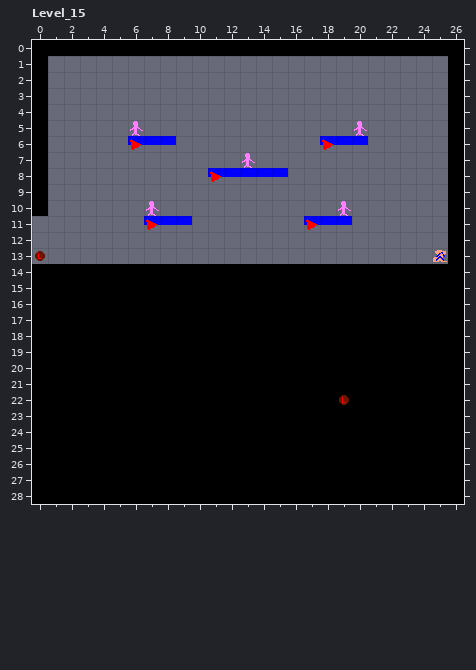
Level history. LDtk project: Assets/Game/World/LDtk/Dojo.ldtk. The picture above is the old version.
Cells are 16x16 px. Shown: Level_15 x 0..26, y 0..28. The commit also changed other parts of the map, which this record leaves out.
And afterwards:
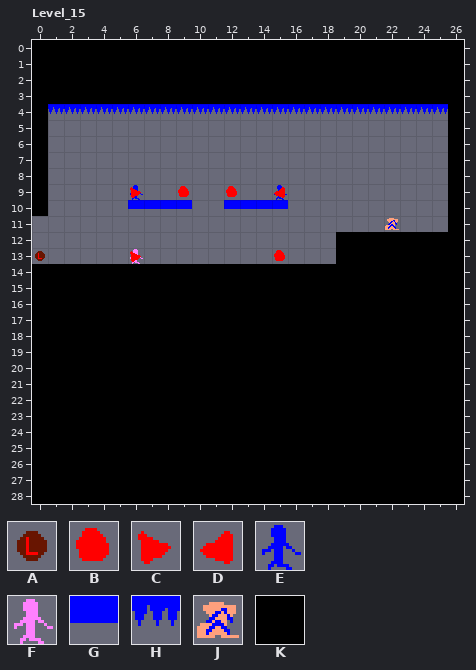
Key: from "Controls": A 0, B 4, C 8, D 10; from "Entities": E 0, F 1, G 3, H 12, J 27; from "Ground": K 0.
_ is an empty cell.
From old to new:
Layer "Ground":
Tile K now appears in rows 1 to 3 at x 1 to 25; in rows 12 to 13 at x 19 to 25.
Layer "Entities":
Tile E now appears in row 9 at x 6 and 15.
Tile F now appears in row 13 at x 6.
The author changed tile F to tile G in row 10 at x 7.
Tile G now appears in row 10 at x 6, 8 to 9 and 12 to 15.
Tile H now appears in row 4 at x 1 to 25.
Tile J now appears in row 11 at x 22.
The edit erases tile F in row 5 at x 6 and 20; in row 7 at x 13; in row 10 at x 19.
The edit erases tile G in row 6 at x 6 to 8 and 18 to 20; in row 8 at x 11 to 15; in row 11 at x 7 to 9 and 17 to 19.
The edit erases tile J in row 13 at x 25.
Layer "Controls":
Tile B now appears in row 9 at x 9 and 12; in row 13 at x 15.
Tile C now appears in row 9 at x 6; in row 13 at x 6.
Tile D now appears in row 9 at x 15.
The edit erases tile A in row 22 at x 19.
The edit erases tile C in row 6 at x 6 and 18; in row 8 at x 11; in row 11 at x 7 and 17.
Boxes around the changes in both pictures, in picture pixels (x1, y1, x2, y2):
changed: (48, 56, 448, 150)
changed: (208, 153, 288, 209)
changed: (128, 185, 192, 230)
changed: (304, 201, 448, 264)
added: (130, 249, 143, 264)
added: (274, 250, 285, 261)
removed: (339, 395, 349, 405)
